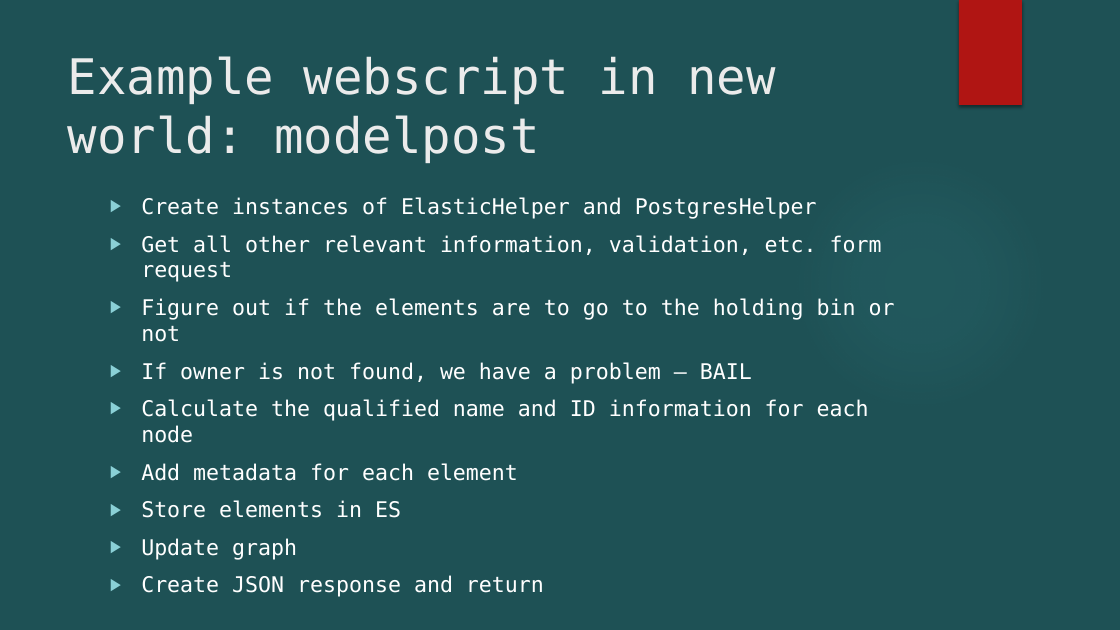
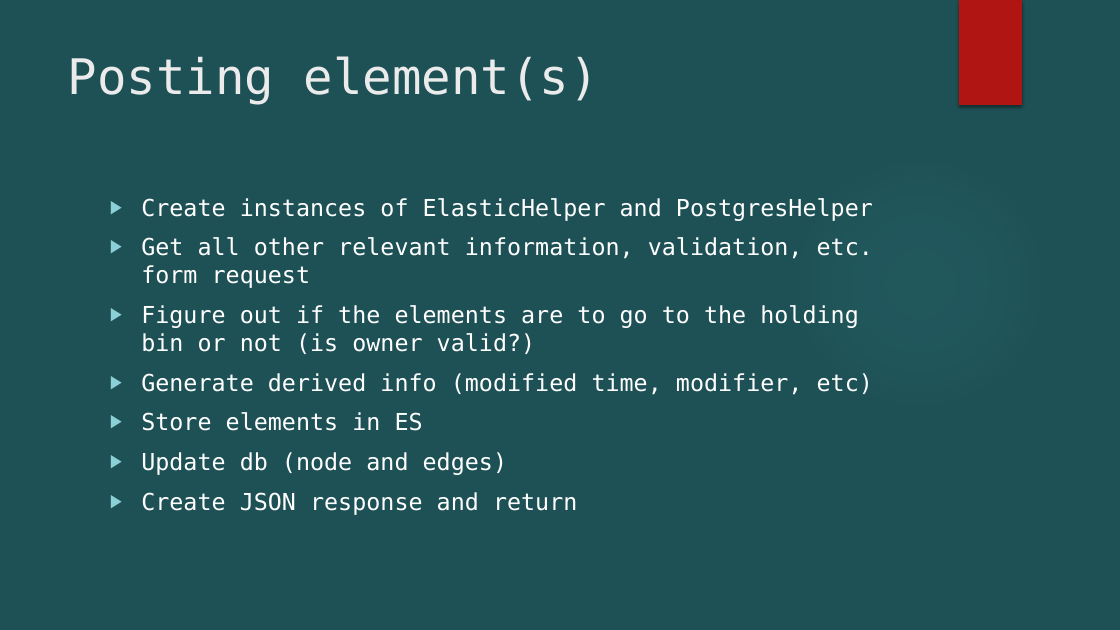
Before and after one commit to Open-MBEE/mms-alfresco, a slide deck: slide 9 of mms-ent/docs/MMS using ES + PG.pptx (slide 13 before the commit). Drawn at 1120x630 pixels with LibreOffice and Linux fonts; fonts in the diff are those of the drawing; background and template pictures are left out. Boxes give left, top, right and bottom in pixels: in the first picture for what was removed or moved away, otherwise in the second. Text is boxed around its words. In the diff, an @@ line names an element or a change of style, - is before the commit and + after.

```diff
--- a/mms-ent/docs/MMS using ES + PG.pptx
+++ b/mms-ent/docs/MMS using ES + PG.pptx
@@ title at (68, 56, 599, 105): text changed @@
-Example webscript in new world: modelpost
+Posting element(s)
@@ text at (141, 198, 873, 515): size 18.5 to 20 pt in "Create instances of ElasticHelper and PostgresHelper", "Get all other relevant information, validation, etc. ...", "Store elements in ES", "Create JSON response and return" @@
@@ text at (141, 305, 873, 395): text changed; size 18.5 to 20 pt @@
-▶ Figure out if the elements are to go to the holding bin or not
-▶ If owner is not found, we have a problem – BAIL
-▶ Calculate the qualified name and ID information for each node
-▶ Add metadata for each element
+▶ Figure out if the elements are to go to the holding bin or not (is owner valid?)
+▶ Generate derived info (modified time, modifier, etc)
@@ text at (141, 452, 507, 475): text changed; size 18.5 to 20 pt @@
-▶ Update graph
+▶ Update db (node and edges)
```
Also in this commit, not shown: 11 other slides changed, 13 slides removed, 2 other files.
